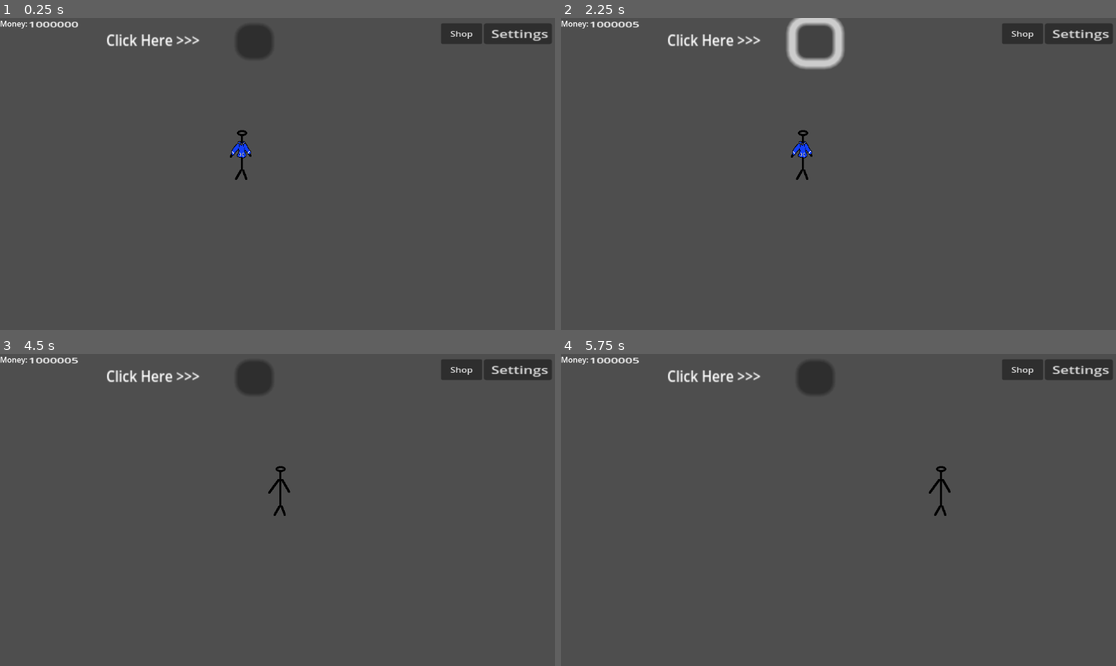
Above: before the commit, frames 1-4 (two rows, left to right).
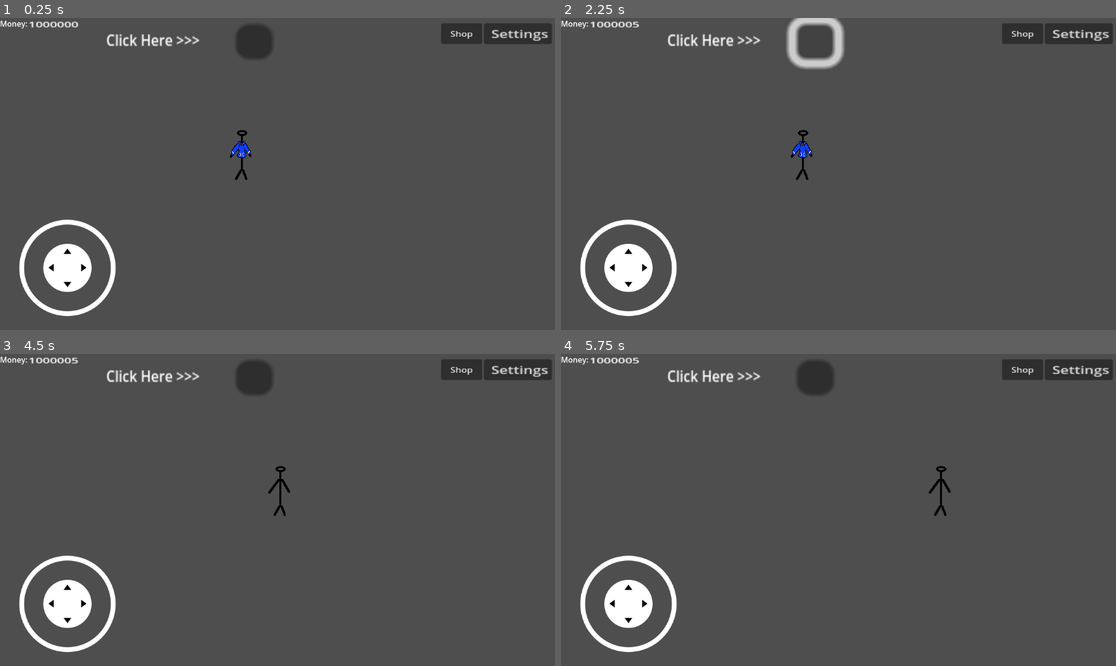
Above: after the commit, the same moments.

Repository: explysm/Games
Game: Godot game, scene res://Scenes/main.tscn
Same seed, same stepped clock (60 frames per second), same inputs: the game is played once before the commit and once after it.
Inputs (mouse positions are in pixels of both pictures, inside the frame that each line leads up to):
- Up to frame 1 (0.25 s): no input
- Up to frame 2 (2.25 s): click "Shop" at 0.5 s; click "Resume" at 1.25 s; click "Click Here >>>" at 2 s
- Up to frame 3 (4.5 s): click "Settings" at 2.75 s; click "Resume" at 3.5 s; tap Enter at 4.25 s; move the mouse to (399, 494) at 4.27 s; hold D (move_right) from 4.28 s (still down); click (399, 494) at 4.42 s
- Up to frame 4 (5.75 s): release D (move_right) at 5 s; tap Enter at 5 s; drag from (727, 525) to (810, 572) at 5.02 s

The runs differ from the first frame. In frame 1, 2.0% of the frame differs, in the area x 3-21%, y 64-96%; in frame 2, 2.0%; in frame 3, 2.0%; in frame 4, 2.0%.

Commit message:
added virtual joystick for movement to Rotating Stickman 2.0
---
Note: Unlike the name, the stickman only rotates if you use wasd. Stickman may be stuck to the Blue hoodie when using the joystick

Diff:
--- a/In_Development/rotating-stickman-v2.0/Scenes/main.tscn
+++ b/In_Development/rotating-stickman-v2.0/Scenes/main.tscn
@@ -1,9 +1,10 @@
-[gd_scene load_steps=7 format=3 uid="uid://ba6wr367e1ca3"]
+[gd_scene load_steps=8 format=3 uid="uid://ba6wr367e1ca3"]
 
 [ext_resource type="Script" uid="uid://d16cnqr0qecm2" path="res://Scripts/main_scene.gd" id="1_8gbba"]
 [ext_resource type="PackedScene" uid="uid://bar4643f8e3b6" path="res://Scenes/settings/settings.tscn" id="1_bo1nx"]
 [ext_resource type="PackedScene" uid="uid://cy26un41gtn68" path="res://Scenes/player.tscn" id="1_jjgbg"]
 [ext_resource type="Script" uid="uid://uhglxtrdybra" path="res://Scripts/main.gd" id="1_jjvhh"]
+[ext_resource type="Script" uid="uid://c0a25ifcxmfnv" path="res://addons/virtual_joystick/virtual_joystick_instantiator.gd" id="4_kry3j"]
 
 [sub_resource type="MeshTexture" id="MeshTexture_jjgbg"]
 
@@ -89,6 +90,16 @@
 offset_bottom = 25.0
 scale = Vector2(1.625, 0.97286)
 
+[node name="Virtual Joystick" type="Control" parent="MainScene"]
+layout_mode = 3
+anchors_preset = 0
+offset_left = -10.0
+offset_top = 637.0
+offset_right = 2.0
+offset_bottom = 677.0
+script = ExtResource("4_kry3j")
+metadata/_custom_type_script = "uid://c0a25ifcxmfnv"
+
 [node name="Settings" parent="." instance=ExtResource("1_bo1nx")]
 visible = false
 
--- a/In_Development/rotating-stickman-v2.0/Scripts/player.gd
+++ b/In_Development/rotating-stickman-v2.0/Scripts/player.gd
@@ -1,46 +1,55 @@
 extends CharacterBody2D
 
-@export var speed = 400
+@export var speed : float = 400
+@export var joystick_left : VirtualJoystick
+@export var joystick_right : VirtualJoystick
 var screen_size
-
+var move_vector := Vector2.ZERO
 
 func _ready():
-	screen_size = get_viewport_rect().size
+    screen_size = get_viewport_rect().size
 
-func _process(delta):
-	var velocity = Vector2.ZERO
-	if Input.is_action_pressed("move_right"):
-		velocity.x += 1
-	if Input.is_action_pressed("move_left"):
-		velocity.x -= 1
-	if Input.is_action_pressed("move_down"):
-		velocity.y += 1
-	if Input.is_action_pressed("move_up"):
-		velocity.y -= 1
+func _process(delta: float) -> void:
+    var velocity = Vector2.ZERO
+    if Input.is_action_pressed("move_right"):
+        velocity.x += 1
+    if Input.is_action_pressed("move_left"):
+        velocity.x -= 1
+    if Input.is_action_pressed("move_down"):
+        velocity.y += 1
+    if Input.is_action_pressed("move_up"):
+        velocity.y -= 1
 
-	if velocity.length() > 0:
-		velocity = velocity.normalized() * speed
-		$AnimatedSprite2D.play()
-	else:
-		$AnimatedSprite2D.stop()
-	position += velocity * delta
+    if velocity.length() > 0:
+        velocity = velocity.normalized() * speed
+        $AnimatedSprite2D.play()
+    else:
+        $AnimatedSprite2D.stop()
+    position += velocity * delta
 
-	if v.hoodie == 0:
-		if velocity.x != 0:
-			$AnimatedSprite2D.animation = "Rotating"
-			$AnimatedSprite2D.flip_v = false
-		# See the note below about the following boolean assignment.
-			$AnimatedSprite2D.flip_h = velocity.x < 0
-		elif velocity.y != 0:
-			$AnimatedSprite2D.animation = "Rotating"
-			$AnimatedSprite2D.flip_v = velocity.y > 0
+    if v.hoodie == 0:
+        if velocity.x != 0:
+            $AnimatedSprite2D.animation = "Rotating"
+            $AnimatedSprite2D.flip_v = false
+        # See the note below about the following boolean assignment.
+            $AnimatedSprite2D.flip_h = velocity.x < 0
+        elif velocity.y != 0:
+            $AnimatedSprite2D.animation = "Rotating"
+            $AnimatedSprite2D.flip_v = velocity.y > 0
 
-	elif v.hoodie == 1:
-		if velocity.x != 0:
-			$AnimatedSprite2D.animation = "Blue_Rotating"
-			$AnimatedSprite2D.flip_v = false
-		# See the note below about the following boolean assignment.
-			$AnimatedSprite2D.flip_h = velocity.x < 0
-		elif velocity.y != 0:
-			$AnimatedSprite2D.animation = "Blue_Rotating"
-			$AnimatedSprite2D.flip_v = velocity.y > 0
+    elif v.hoodie == 1:
+        if velocity.x != 0:
+            $AnimatedSprite2D.animation = "Blue_Rotating"
+            $AnimatedSprite2D.flip_v = false
+        # See the note below about the following boolean assignment.
+            $AnimatedSprite2D.flip_h = velocity.x < 0
+        elif velocity.y != 0:
+            $AnimatedSprite2D.animation = "Blue_Rotating"
+            $AnimatedSprite2D.flip_v = velocity.y > 0
+     # Movement using Input functions:
+    move_vector = Input.get_vector("ui_left", "ui_right", "ui_up", "ui_down")
+    position += move_vector * speed * delta
+
+    # Rotation:
+    if joystick_right and joystick_right.is_pressed:
+        rotation = joystick_right.output.angle()
--- a/In_Development/rotating-stickman-v2.0/project.godot
+++ b/In_Development/rotating-stickman-v2.0/project.godot
@@ -17,11 +17,10 @@
 [autoload]
 
 v="*res://Scripts/variables.gd"
-DiscordRPCLoader="*res://addons/discord-rpc-gd/nodes/discord_autoload.gd"
 
 [editor_plugins]
 
-enabled=PackedStringArray("res://addons/discord-rpc-gd/plugin.cfg", "res://addons/virtual_joystick/plugin.cfg")
+enabled=PackedStringArray("res://addons/virtual_joystick/plugin.cfg")
 
 [input]
 
@@ -46,6 +45,11 @@
 ]
 }
 
+[input_devices]
+
+pointing/emulate_touch_from_mouse=true
+pointing/emulate_mouse_from_touch=false
+
 [rendering]
 
 renderer/rendering_method="mobile"
